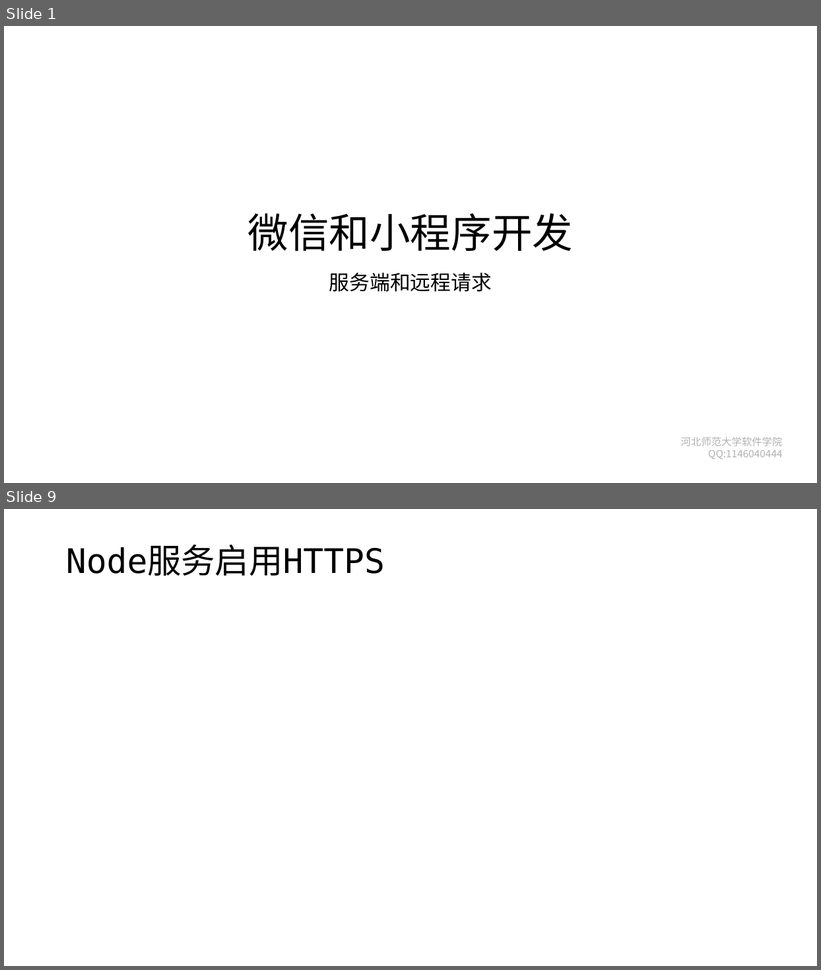
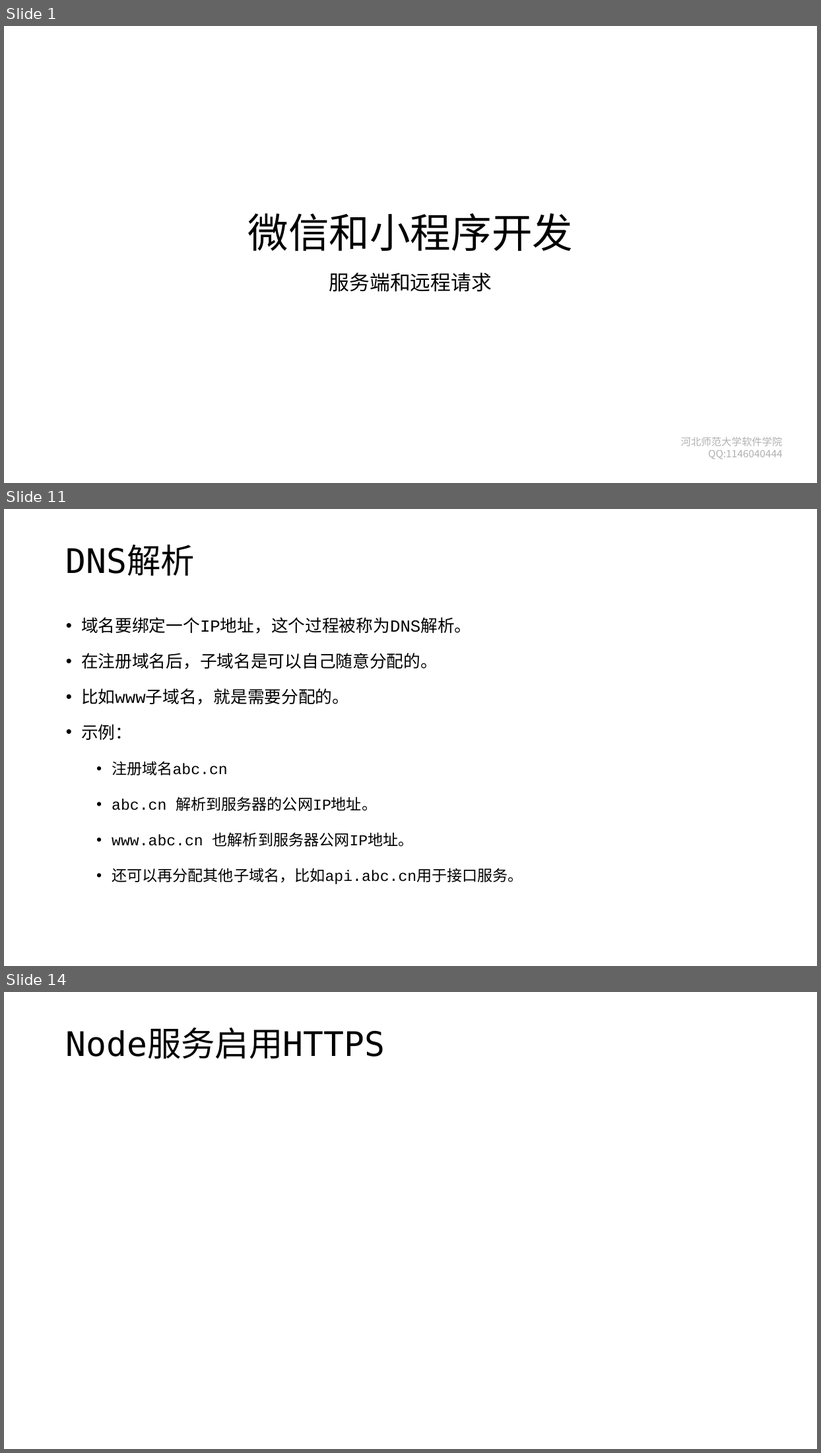
Before and after one commit to edu2act/course-wechat-and-miniprogram, a slide deck: materials/ch06/ch06-服务端和远程请求.pptx. Shown one above the other, each under a label of ours: slides 1 and 9 before the commit, slides 1, 11 and 14 after it; the slides between them are not shown. The pictures are 821x970 and 821x1453 pixels, drawn with LibreOffice and Linux fonts; fonts in the diff are those of the drawing; background and template pictures are left out. Boxes give left, top, right and bottom in pixels: in the first picture for what was removed or moved away, otherwise in the second. Text is boxed around its words. In the diff, an @@ line names an element or a change of style, - is before the commit and + after.

```diff
--- a/materials/ch06/ch06-服务端和远程请求.pptx
+++ b/materials/ch06/ch06-服务端和远程请求.pptx
@@ slide 11 added at box(4, 509, 817, 966), background #FFFFFF @@
@@ title added at box(66, 546, 195, 576), 40 pt, text #000000 @@
+DNS解析
@@ text added at box(81, 617, 523, 885), 18 pt, text #000000 @@
+• 域名要绑定一个IP地址，这个过程被称为DNS解析。
+• 在注册域名后，子域名是可以自己随意分配的。
+• 比如www子域名，就是需要分配的。
+• 示例：
+  • 注册域名abc.cn
+  • abc.cn 解析到服务器的公网IP地址。
+  • www.abc.cn 也解析到服务器公网IP地址。
+  • 还可以再分配其他子域名，比如api.abc.cn用于接口服务。
@@ what was slide 9 is now slide 14 @@
```
Also in this commit, not shown: 7 slides changed, 11 other slides added, 4 slides removed, 2 other files.
